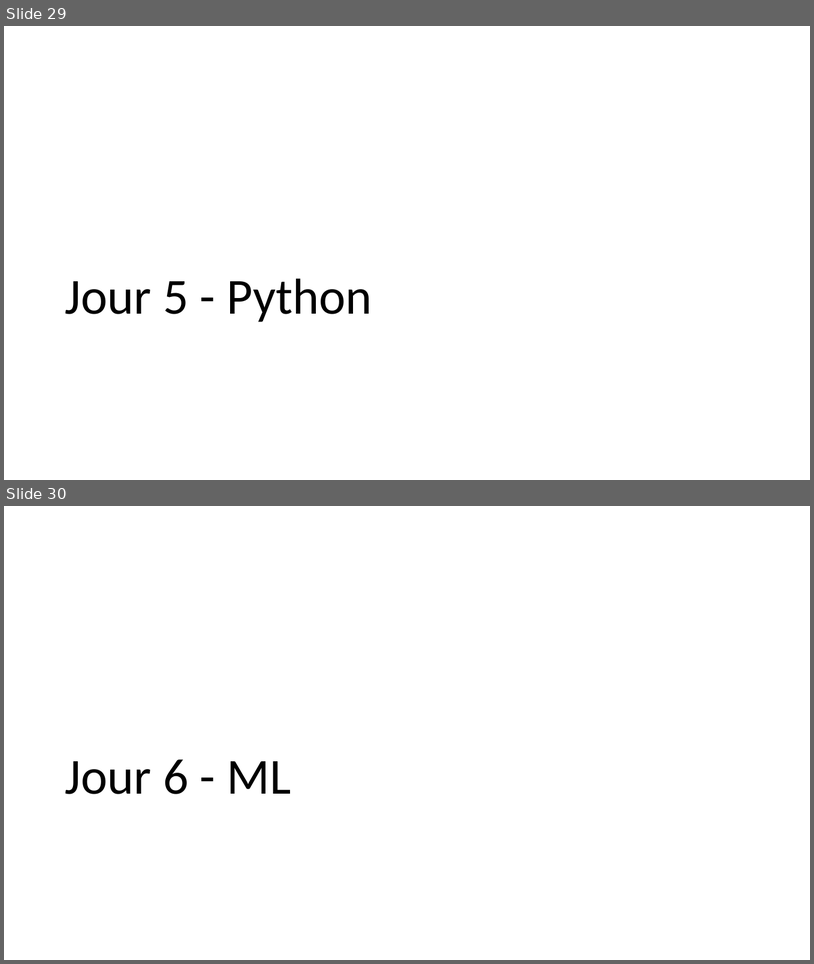
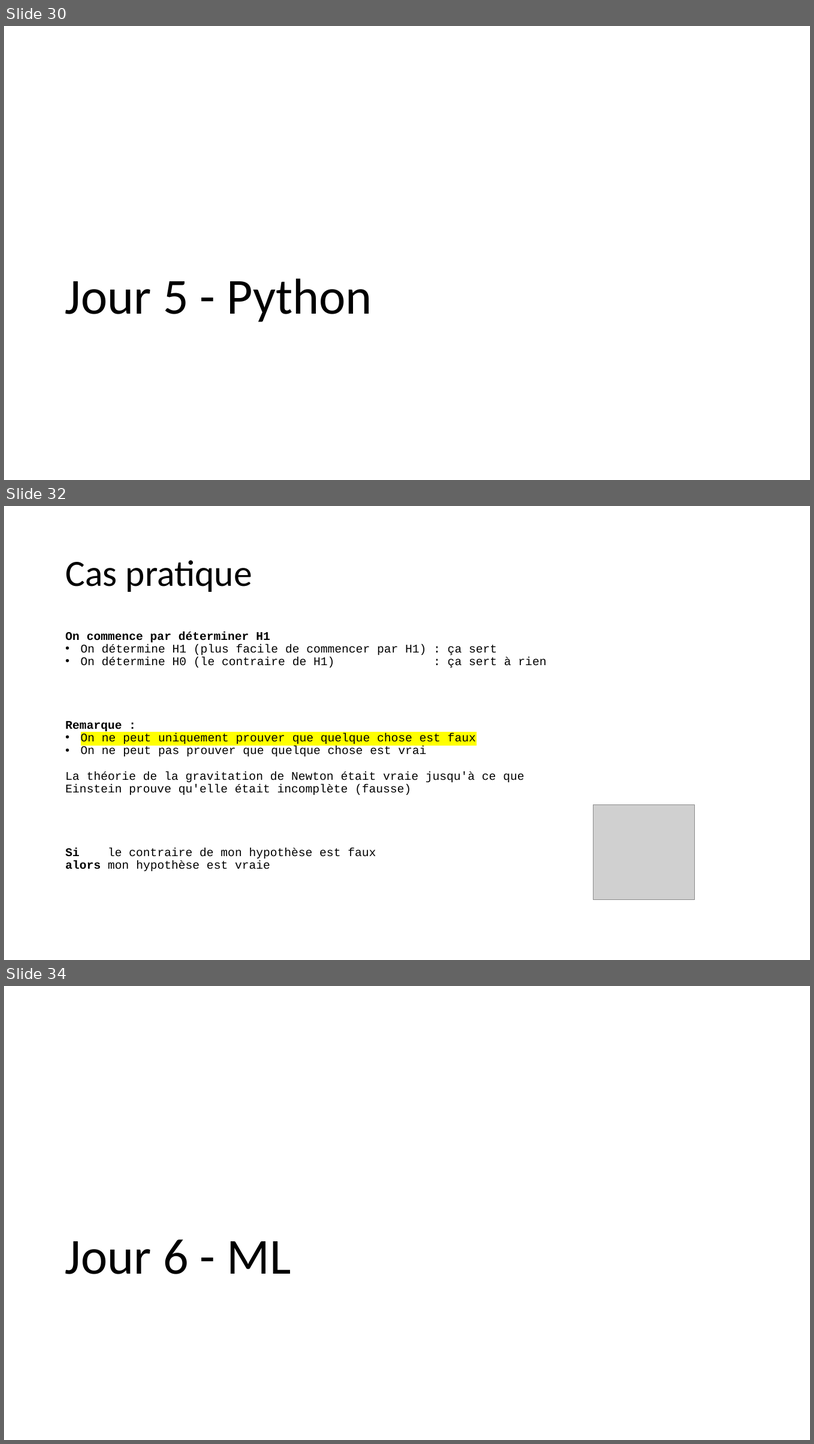
Before and after one commit to 40tude/Data_Essentials_Stage_Oct_2023, a slide deck: 00_notes_de_stage.pptx. Shown one above the other, each under a label of ours: slides 29 and 30 before the commit, slides 30, 32 and 34 after it; the slides between them are not shown. The pictures are 814x964 and 814x1444 pixels, drawn with LibreOffice and Linux fonts; fonts in the diff are those of the drawing; grey boxes stand for pictures. Boxes give left, top, right and bottom in pixels: in the first picture for what was removed or moved away, otherwise in the second. Text is boxed around its words. In the diff, an @@ line names an element or a change of style, - is before the commit and + after.

```diff
--- a/00_notes_de_stage.pptx
+++ b/00_notes_de_stage.pptx
@@ slide 32 added at (4, 506, 810, 960), background #FFFFFF @@
@@ title added at (65, 560, 252, 592), 44 pt, text #000000 @@
+Cas pratique
@@ text added at (65, 631, 546, 871), 14 pt, text #000000 @@
+On commence par déterminer H1
+• On détermine H1 (plus facile de commencer par H1) : ça sert
+• On détermine H0 (le contraire de H1) : ça sert à rien
+Remarque :
+• On ne peut uniquement prouver que quelque chose est faux
+• On ne peut pas prouver que quelque chose est vrai
+La théorie de la gravitation de Newton était vraie jusqu'à ce que
+Einstein prouve qu'elle était incomplète (fausse)
+Si le contraire de mon hypothèse est faux
+alors mon hypothèse est vraie
@@ picture added at (594, 805, 695, 900) @@
@@ what was slide 29 is now slide 30 @@
@@ what was slide 30 is now slide 34 @@
```
Also in this commit, not shown: 3 slides changed, 3 other slides added, 17 other files.
